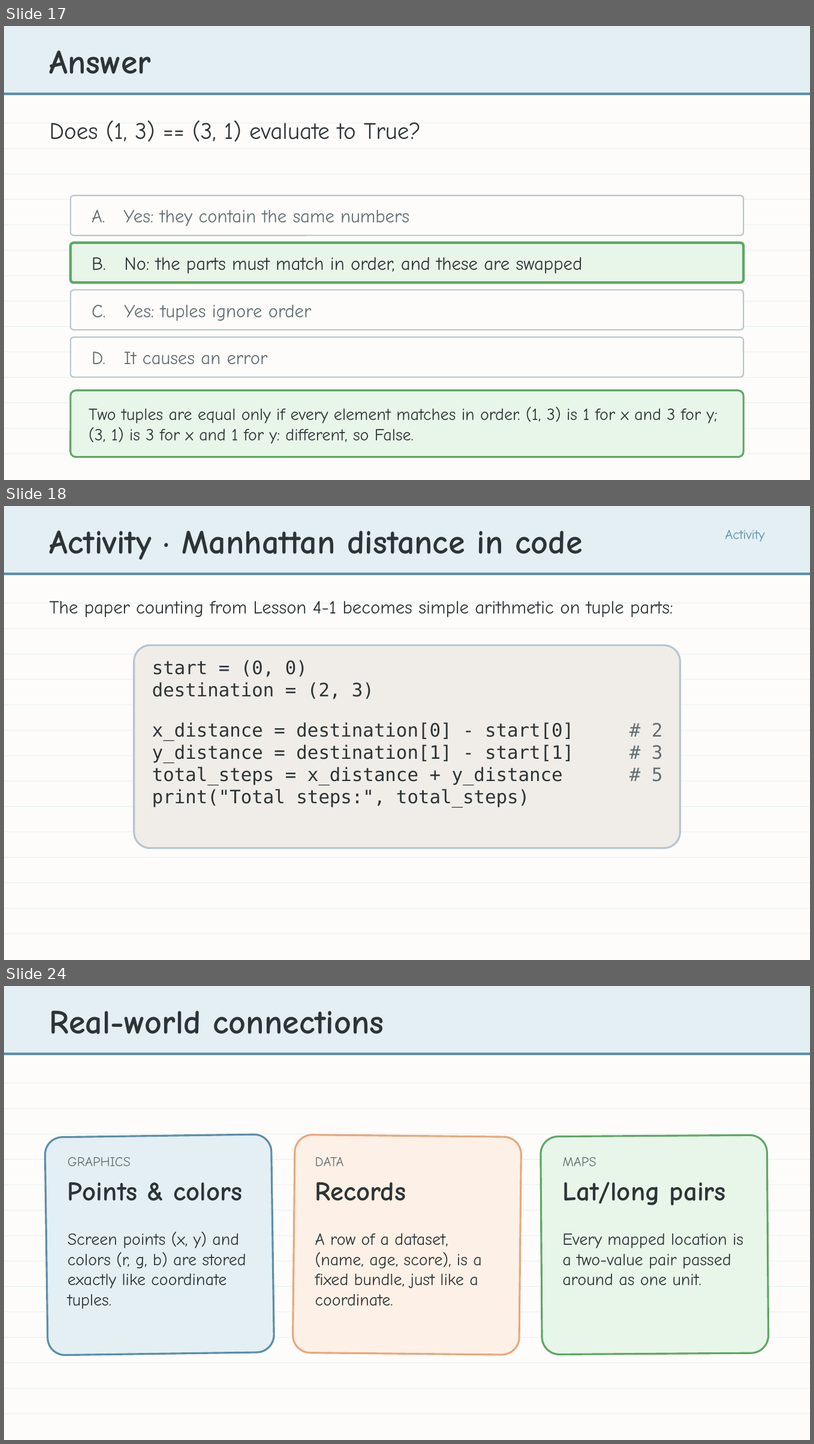
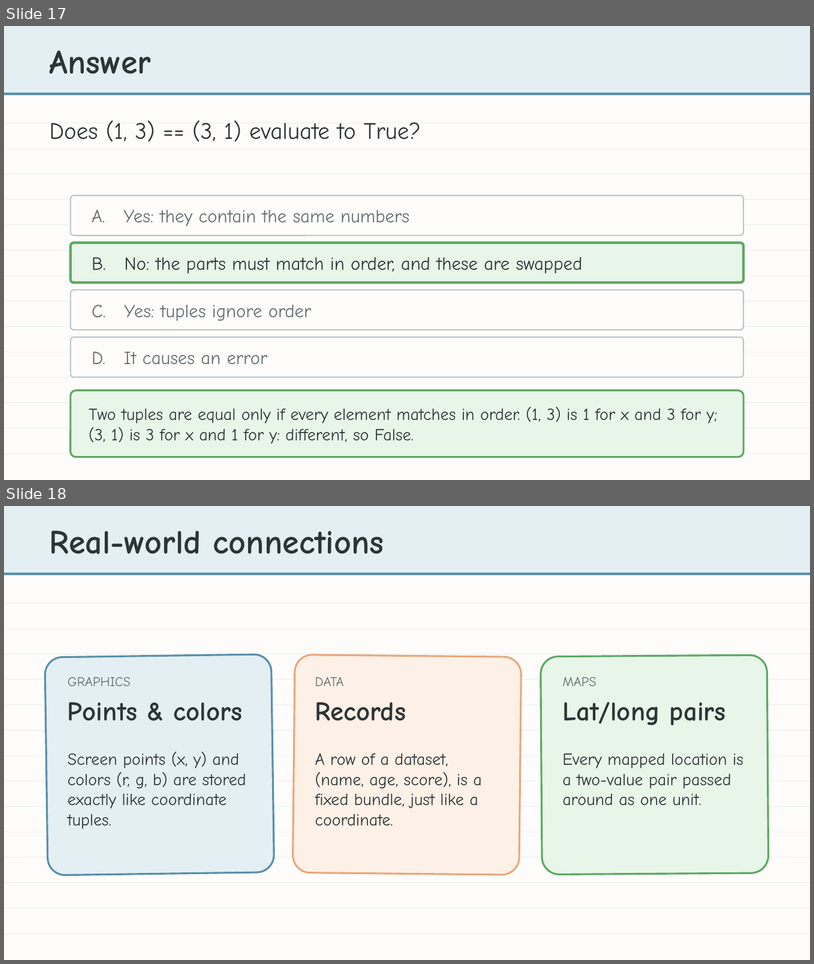
Before and after one commit to bradamiller/LearningPython, a slide deck: static/slides/module-04-manhattan/module-4-lesson-02-tuples.pptx. Shown one above the other, each under a label of ours: slides 17, 18 and 24 before the commit, slides 17 and 18 after it; the slides between them are not shown. The pictures are 814x1444 and 814x964 pixels, drawn with LibreOffice and Linux fonts; fonts in the diff are those of the drawing. Boxes give left, top, right and bottom in pixels: in the first picture for what was removed or moved away, otherwise in the second. Text is boxed around its words. In the diff, an @@ line names an element or a change of style, - is before the commit and + after.

```diff
--- a/static/slides/module-04-manhattan/module-4-lesson-02-tuples.pptx
+++ b/static/slides/module-04-manhattan/module-4-lesson-02-tuples.pptx
@@ slide 18 removed at (4,506,810,960), background #FDFCFA @@
@@ rectangle removed at (4,506,810,573) @@
@@ text removed at (50,531,583,560) @@
-Activity · Manhattan distance in code
@@ text removed at (725,530,765,541) @@
-Activity
@@ rectangle removed at (4,573,810,575) @@
@@ rectangle removed at (4,603,810,603) @@
@@ text removed at (50,601,674,617) @@
-The paper counting from Lesson 4-1 becomes simple arithmetic on tuple parts:
@@ rectangle removed at (4,628,810,629) @@
@@ rounded rectangle removed at (134,645,680,848) @@
@@ rectangle removed at (4,654,810,654) @@
@@ text removed at (152,660,574,807) @@
-start = (0, 0)
-destination = (2, 3)
-x_distance = destination[0] - start[0] # 2
-y_distance = destination[1] - start[1] # 3
-total_steps = x_distance + y_distance # 5
-print("Total steps:", total_steps)
@@ rectangle removed at (4,679,810,679) @@
@@ rectangle removed at (4,705,810,705) @@
@@ rectangle removed at (4,730,810,730) @@
@@ rectangle removed at (4,755,810,756) @@
@@ rectangle removed at (4,781,810,781) @@
@@ rectangle removed at (4,806,810,807) @@
@@ rectangle removed at (4,831,810,832) @@
@@ rectangle removed at (4,857,810,858) @@
@@ rectangle removed at (4,882,810,883) @@
@@ rectangle removed at (4,907,810,908) @@
@@ rectangle removed at (4,933,810,934) @@
@@ what was slide 24 is now slide 18 @@
```
Also in this commit, not shown: 1 slide changed, 5 other slides removed, 19 other files.
